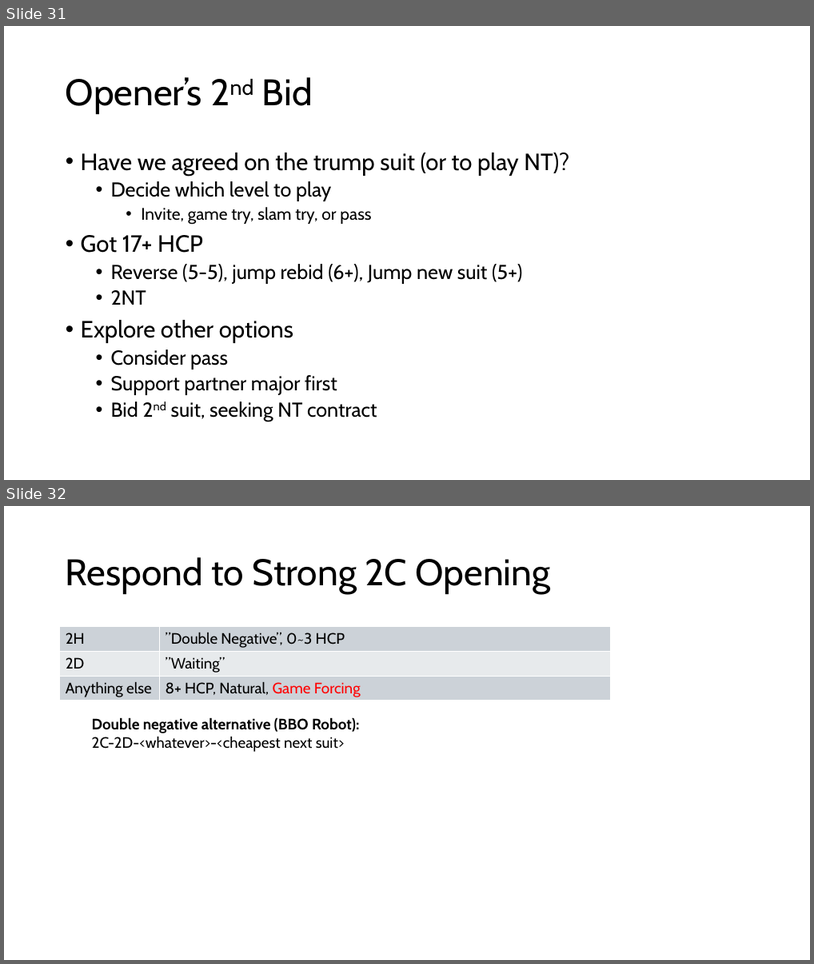
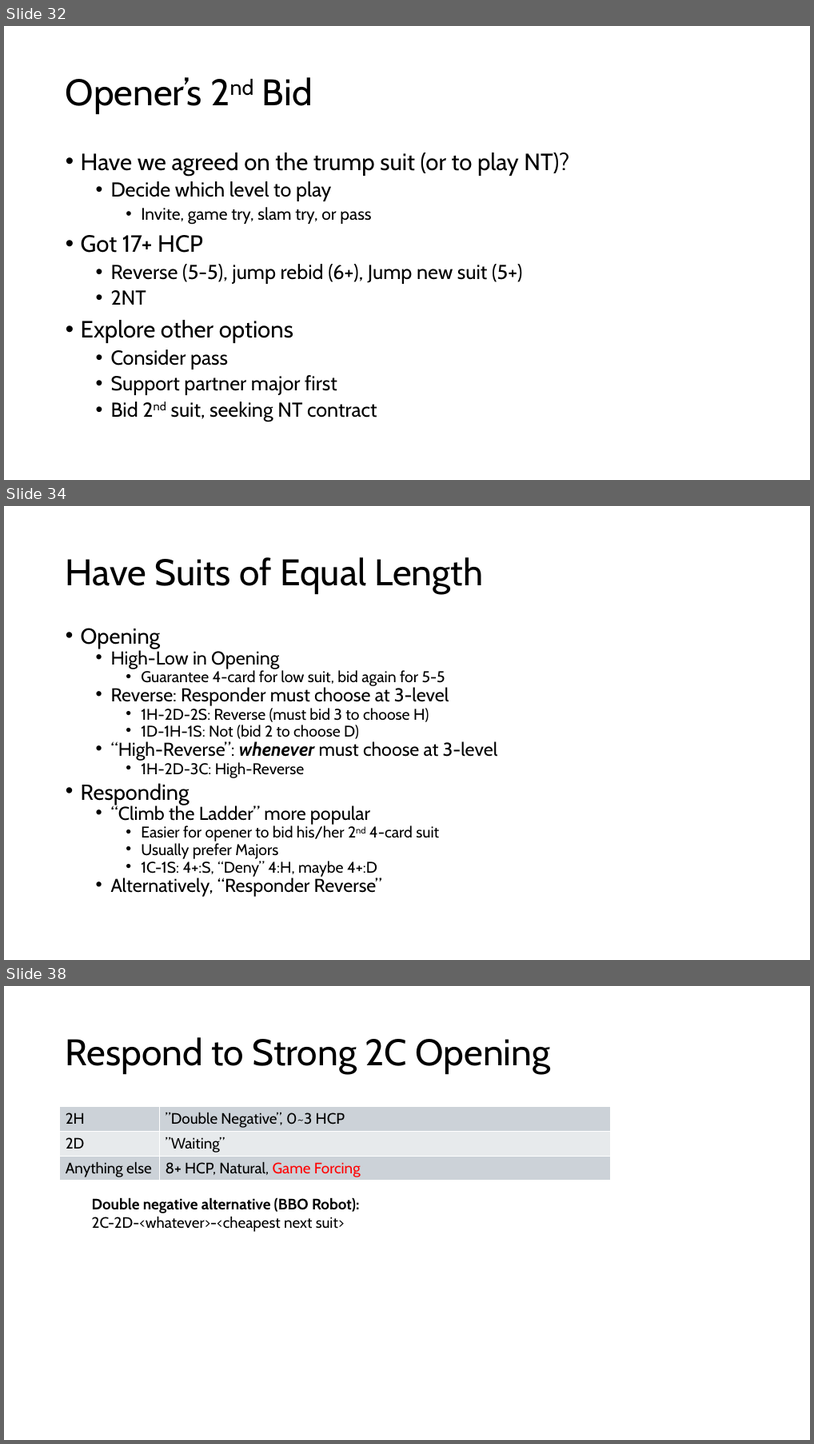
Before and after one commit to sywhub/bridge101, a slide deck: lectures.pptx. Shown one above the other, each under a label of ours: slides 31 and 32 before the commit, slides 32, 34 and 38 after it; the slides between them are not shown. The pictures are 814x964 and 814x1444 pixels, drawn with LibreOffice and Linux fonts; fonts in the diff are those of the drawing; background and template pictures are left out. Boxes give left, top, right and bottom in pixels: in the first picture for what was removed or moved away, otherwise in the second. Text is boxed around its words. In the diff, an @@ line names an element or a change of style, - is before the commit and + after.

```diff
--- a/lectures.pptx
+++ b/lectures.pptx
@@ slide 34 added at bbox=[4, 506, 810, 960], background #FFFFFF @@
@@ title added at bbox=[66, 557, 484, 594], 44 pt, text #000000 @@
+Have Suits of Equal Length
@@ text added at bbox=[81, 628, 498, 896], 18.5 pt, text #000000 @@
+• Opening
+  • High-Low in Opening
+    • Guarantee 4-card for low suit, bid again for 5-5
+  • Reverse: Responder must choose at 3-level
+    • 1H-2D-2S: Reverse (must bid 3 to choose H)
+    • 1D-1H-1S: Not (bid 2 to choose D)
+  • “High-Reverse”: whenever must choose at 3-level
+    • 1H-2D-3C: High-Reverse
+• Responding
+  • “Climb the Ladder” more popular
+    • Easier for opener to bid his/her 2nd 4-card suit
+    • Usually prefer Majors
+    • 1C-1S: 4+:S, “Deny” 4:H, maybe 4+:D
+  • Alternatively, “Responder Reverse”
@@ what was slide 31 is now slide 32 @@
@@ what was slide 32 is now slide 38 @@
```
Also in this commit, not shown: 3 slides changed, 16 other slides added, 2 slides removed, 3 other files.
